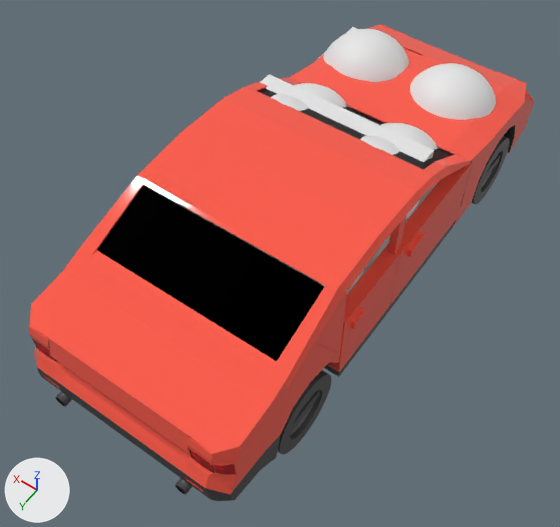
A saved change to the glTF model build/assets/sedan.glb.
Rendered twice from a camera (50 mm lens) standing at (-1.63, 2.65, 3.42) and looking at (-0.04, 0.42, -0.08). Arrows for +X, +Y and +Z are at lower left; the lights stay in place. Where no turn or scale is listed for an object, it has been applied to the vertices. Vertices at the same position are counted once.

The first picture shows 'Cube.002', 'Plane', 'Sphere', 'Sphere.003', 'Sphere.011', 'WindshieldFront', 'WindshieldRear', 'door_2', 'door_4', 'wheel', 'wheel_fr'.
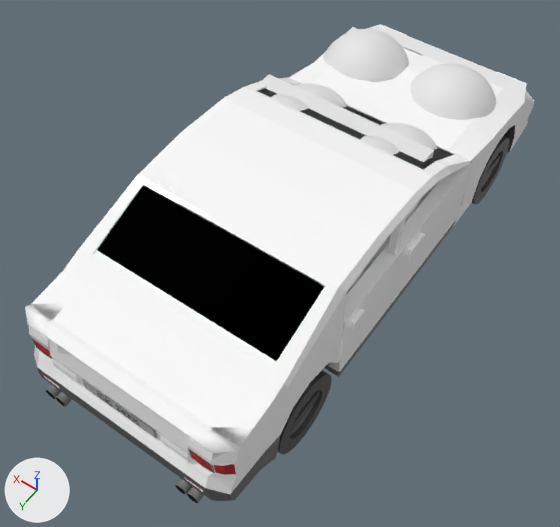
Edits to the bpy script that builds the scene:
```text
Change mat_material_005:
    mat_material_005.base_color: (1.0, 0.101, 0.0628) -> (1.0, 1.0, 1.0)  # red #ff5947 -> white #ffffff
Add mat_material_002:
    mat_material_002 = principled_material('Material.002')
    mat_material_002.base_color = (0.0, 0.0, 0.0)  # black #000000
Add mat_material_001:
    mat_material_001 = principled_material('Material.001')
    mat_material_001.base_color = (0.517, 0.517, 0.517)  # grey #bebebe
Change me_plane:
    used by ob_plane; location = (-0.678, 0.072, 0.144)
    remove me_plane.from_pydata(...)  # 1313 vertices, 2570 faces; spans x 0.0..1.25, y -1.64..1.71, z -0.37..0.51
    add me_plane.from_pydata(...)  # 1353 vertices, 2786 faces; spans x 0.0..1.25, y -1.64..1.71, z -0.37..0.51
    me_plane part 1: 40 vertices added at x 0.0..1.25, y 1.57..1.65, z 0.01..0.25
Add me_plane_002:
    me_plane_002.from_pydata(...)  # 48 vertices, 92 faces; spans x 0.9898..1.0592, y 1.6214..1.7083, z -0.2655..-0.1961
    # faces by material slot: [58, 34]
    me_plane_002.materials.append(mat_material_016)  # black #444444
    me_plane_002.materials.append(mat_material_017)  # black #000000
Add me_cube_006:
    me_cube_006.from_pydata(...)  # 760 vertices, 1496 faces; spans x -0.22..0.22, y -0.013..0.014, z -0.041..0.043
    # faces by material slot: [12, 16, 1468]
    me_cube_006.materials.append(mat_material_001)  # grey #bebebe
    me_cube_006.materials.append(mat_material_014)  # dark grey #5a5a5a
    me_cube_006.materials.append(mat_material_002)  # black #000000
Add ob_plane_003:
    ob_plane_003 = bpy.data.objects.new('Plane.003', me_plane_002)
    ob_plane_003.location = (-0.608, 0.072, 0.144)
Add ob_plane_002:
    ob_plane_002 = bpy.data.objects.new('Plane.002', me_plane_002.copy())
    ob_plane_002.location = (-1.536, 0.072, 0.144)
Add ob_cube:
    ob_cube = bpy.data.objects.new('Cube', me_cube_006)
    ob_cube.location = (-0.055, 1.707, 0.196)
```

Where the change shows, as pixel boxes [x1, y1, x2, y2] in the pictures (560 x 527 px):
'Plane', recoloured, reshaped (red to white)
    before: [29, 24, 534, 501]
    after: [25, 24, 534, 501]
'door_2', recoloured (red to grey)
    both: [387, 163, 472, 305]
'door_4', recoloured (red to grey)
    both: [327, 246, 400, 372]
'Cube', added
    after: [82, 379, 157, 438]
    faces in mat_material_001 (grey #bebebe): [84, 381, 155, 437]
    faces in mat_material_014 (grey #7a7a7a): [82, 379, 157, 438]
'Plane.002', added
    after: [187, 487, 204, 503]
    faces in mat_material_016 (grey #747474): [187, 487, 204, 503]
'Plane.003', added
    after: [46, 384, 61, 399]
part 1 of me_plane, added
    after: [25, 304, 240, 462]
